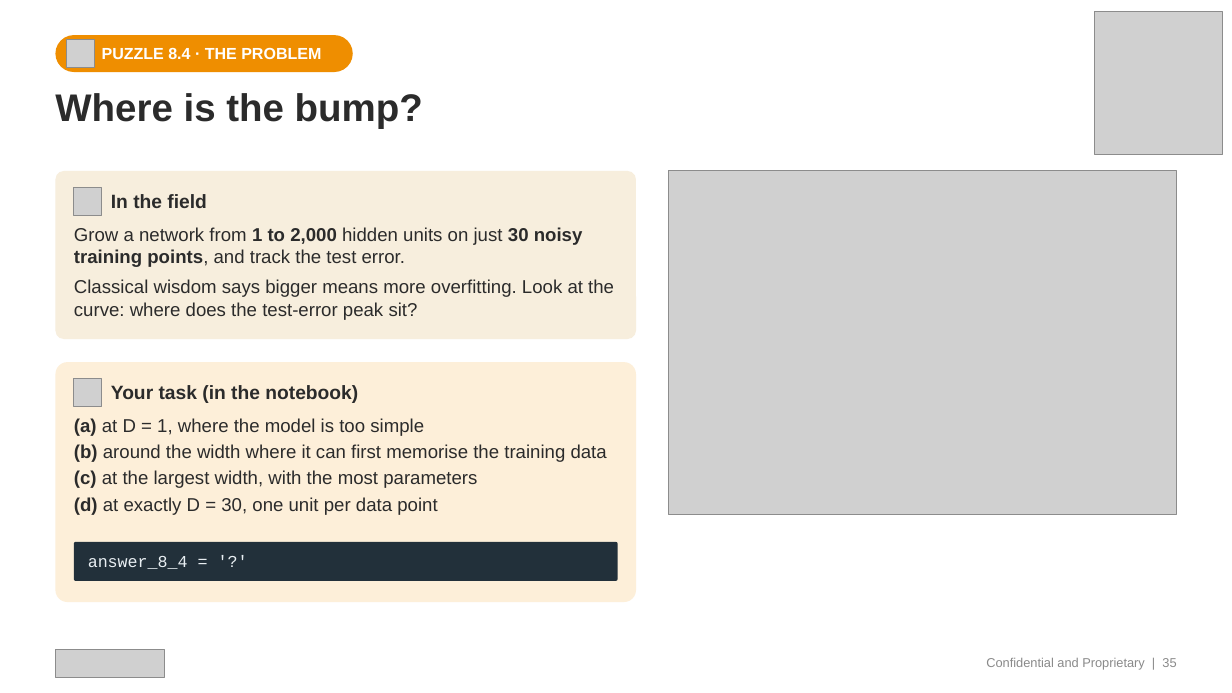
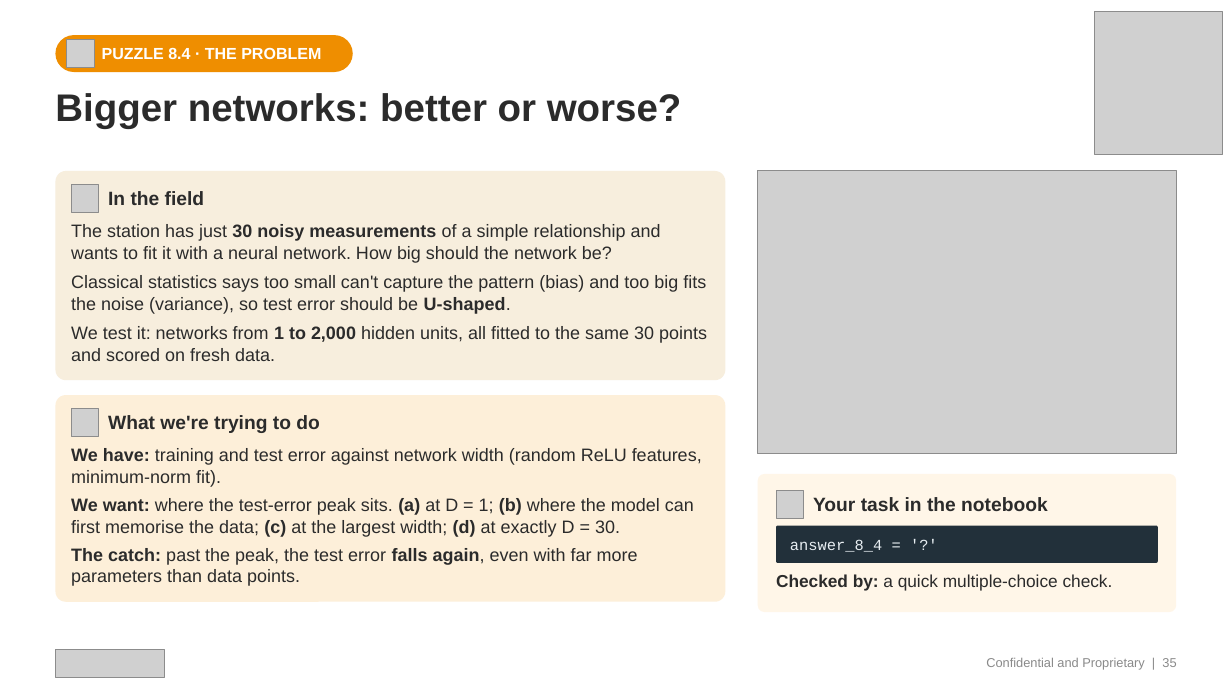
Before and after one commit to transitionbio/udl-ch1-8-tutorial, a slide deck: slide 35 of slides/TBio_UDL_Ch1-8_OneHour.pptx. Drawn at 1232x693 pixels with LibreOffice and Linux fonts; fonts in the diff are those of the drawing; grey boxes stand for pictures. Boxes give left, top, right and bottom in pixels: in the first picture for what was removed or moved away, otherwise in the second. Text is boxed around its words. In the diff, an @@ line names an element or a change of style, - is before the commit and + after.

```diff
--- a/slides/TBio_UDL_Ch1-8_OneHour.pptx
+++ b/slides/TBio_UDL_Ch1-8_OneHour.pptx
@@ text at [55, 93, 682, 129]: text changed @@
-Where is the bump?
+Bigger networks: better or worse?
@@ rounded rectangle: place and size @@
-rounded rectangle at [55, 171, 636, 339]
+rounded rectangle at [55, 171, 726, 381]
@@ picture: place and size @@
-picture at [668, 171, 1177, 514]
+picture at [758, 171, 1177, 454]
@@ text added at [71, 224, 707, 361], 14 pt, text #2B2B2B @@
+The station has just 30 noisy measurements of a simple relationship and wants to fit it with a neural network. How big should the network be?
+Classical statistics says too small can't capture the pattern (bias) and too big fits the noise (variance), so test error should be U-shaped.
+We test it: networks from 1 to 2,000 hidden units, all fitted to the same 30 points and scored on fresh data.
@@ text removed at [74, 227, 614, 320] @@
-Grow a network from 1 to 2,000 hidden units on just 30 noisy training points, and track the test error.
-Classical wisdom says bigger means more overfitting. Look at the curve: where does the test-error peak sit?
@@ rounded rectangle: place and size @@
-rounded rectangle at [55, 362, 636, 603]
+rounded rectangle at [55, 396, 726, 603]
@@ picture added at [71, 409, 99, 436] @@
@@ text added at [108, 415, 319, 433], 15 pt, text #2B2B2B, bold @@
+What we're trying to do
@@ text at [71, 448, 702, 586]: text changed; size 14.5 to 14 pt @@
-(a) at D = 1, where the model is too simple
-(b) around the width where it can first memorise the training data
-(c) at the largest width, with the most parameters
-(d) at exactly D = 30, one unit per data point
+We have: training and test error against network width (random ReLU features, minimum-norm fit).
+We want: where the test-error peak sits. (a) at D = 1; (b) where the model can first memorise the data; (c) at the largest width; (d) at exactly D = 30.
+The catch: past the peak, the test error falls again, even with far more parameters than data points.
@@ rounded rectangle added at [758, 474, 1177, 613], fill #FFF6E8 @@
@@ picture: place and size @@
-picture at [74, 379, 102, 407]
+picture at [776, 491, 804, 518]
@@ text at [813, 497, 1048, 511]: text changed @@
-Your task (in the notebook)
+Your task in the notebook
@@ rounded rectangle added at [776, 526, 1158, 563], fill #22303A @@
@@ text "answer_8_4 = '?'": place and size @@
-text "answer_8_4 = '?'" at [88, 556, 188, 569]
+text "answer_8_4 = '?'" at [790, 539, 882, 552]
@@ text "answer_8_4 = '?'" at [790, 539, 882, 552]: size 13 to 12 pt @@
@@ rounded rectangle removed at [74, 543, 617, 581] @@
@@ text added at [776, 574, 1113, 591], 13.5 pt, text #2B2B2B @@
+Checked by: a quick multiple-choice check.
```
Also in this commit, not shown: 23 other slides changed, 1 other file.
